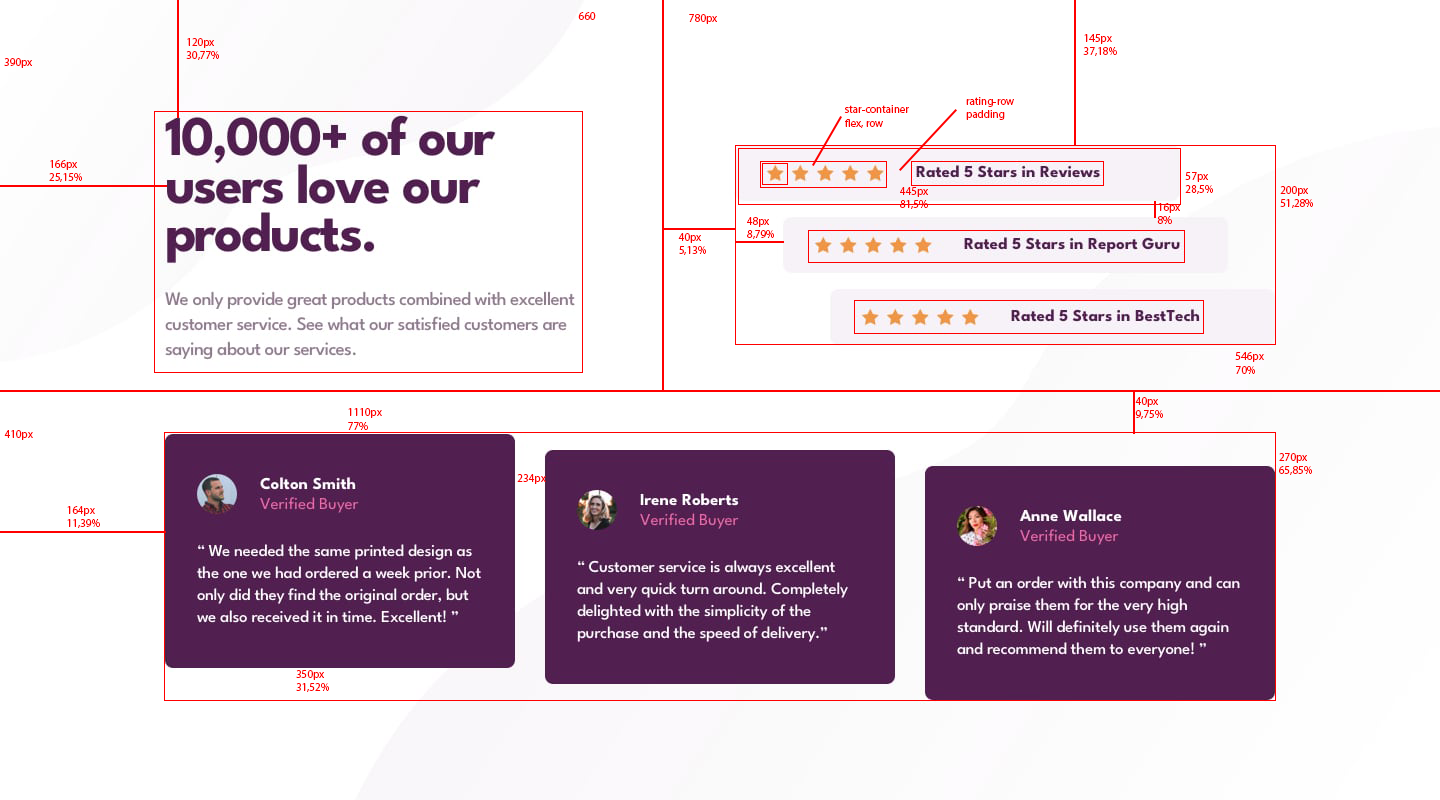
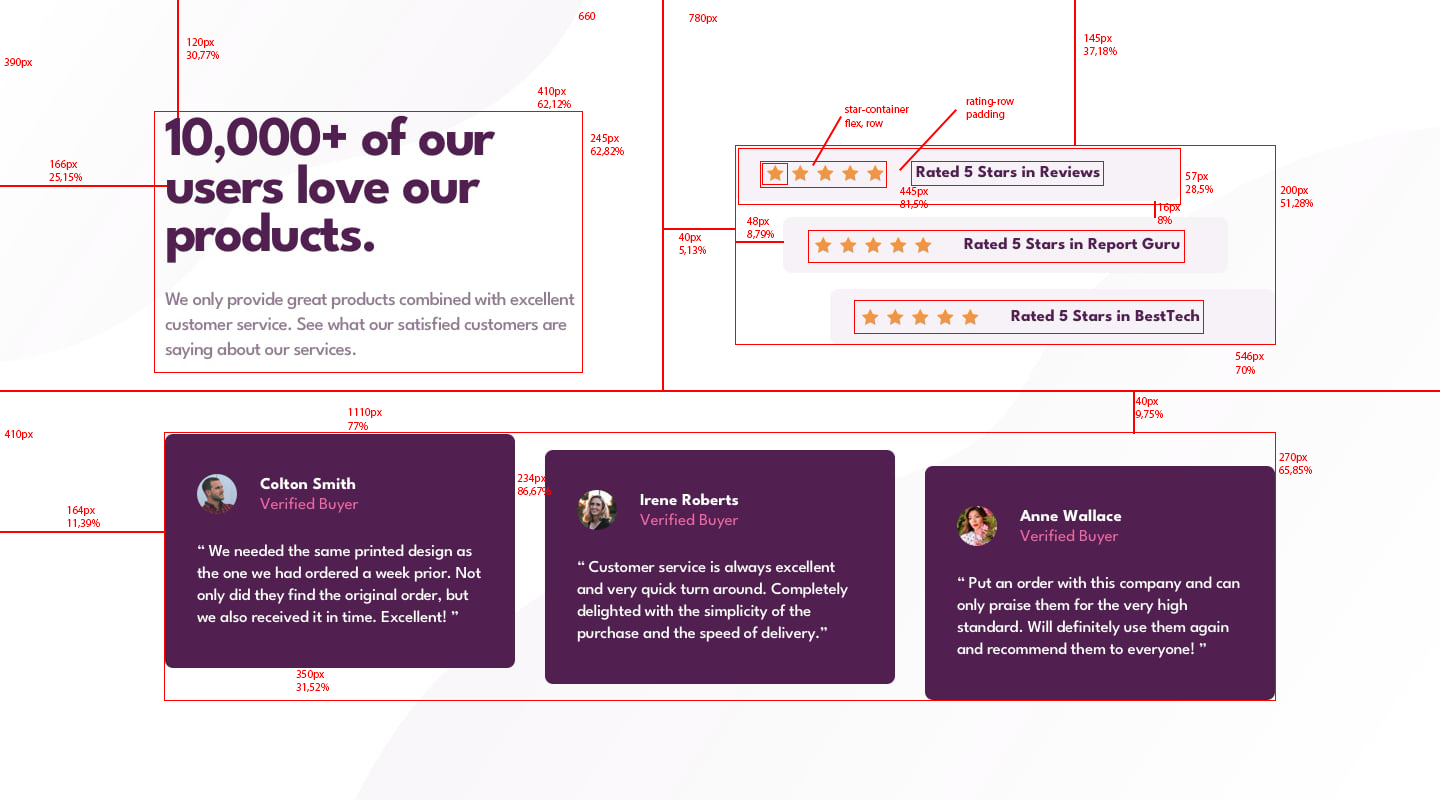
The second w=1440, h=800 image is a revision of the first. Changes to its layers:
added layer "245px 62,82%" in group "notizen" over [left=590, top=134, right=624, bottom=156]
added layer "410px 62,12%" in group "notizen" over [left=537, top=87, right=571, bottom=109]
renamed "234px" to "234px 86,67%", painted on it over [left=517, top=487, right=551, bottom=496]
